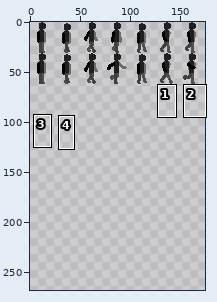
Two versions of one sprite sheet, Graphics/player.png. Above, an overview of the earlier version with the close-up marked.
Close-up. Earlier state:
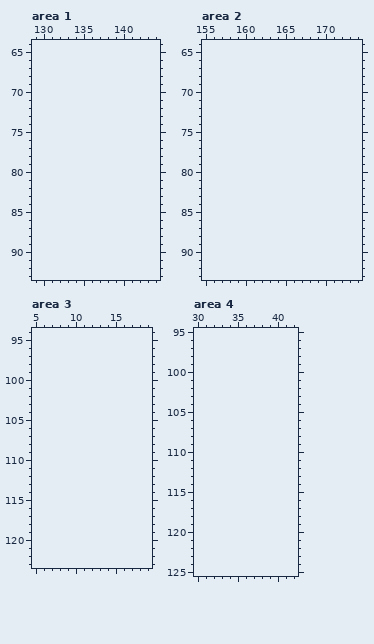
The file is 175x62 pixels. Shown: area 1: x 129..144, y 64..93; area 2: x 155..174, y 64..93; area 3: x 5..19, y 94..123; area 4: x 30..42, y 95..125. The old version is drawn lined up with the new one, on the new canvas. The wide view leaves out empty margins. The commit also changed other parts of the picture, which this record leaves out.
New version:
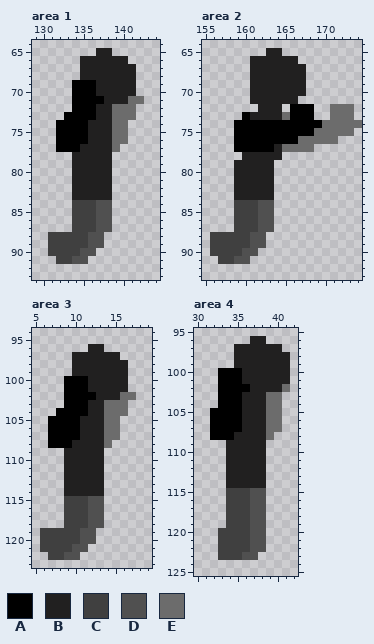
Palette (. is transparent): A #000000  B #212020  C #404040  D #505050  E #6c6c6c
Edits made:
canvas 175x62 -> 175x279
Area 1:
y 65: x 137..138 .. -> BB
y 66: x 135..140 ...... -> BBBBBB
y 67..68: x 135..141 ....... -> BBBBBBB
y 69..70: x 134..141 ........ -> AAABBBBB
y 71: x 134..142 ......... -> AAAABBBEE
y 72: x 134..141 ........ -> AAABBEEE
y 73: x 133..141 ......... -> AAAABBEEE
y 74..76: x 132..140 ......... -> AAAABBBEE
y 77: x 132..139 ........ -> AAABBBBE
y 78..83: x 134..138 ..... -> BBBBB
y 84..87: x 134..138 ..... -> CCCDD
y 88..89: x 131..137 ....... -> CCCCCDD
y 90: x 131..136 ...... -> CCCCDD
y 91: x 132..135 .... -> CCDD
Area 2:
y 65: x 163..164 .. -> BB
y 66: x 161..166 ...... -> BBBBBB
y 67..70: x 161..167 ....... -> BBBBBBB
y 71: x 161..166 ...... -> BBBBBB
y 72: x 162..164 ... -> BBB; x 166..168 ... -> AAA; x 171..173 ... -> EEE
y 73: x 160..168 ......... -> ABBBBEAAA; x 171..173 ... -> EEE
y 74: x 159..174 ................ -> AAAAAAAAAAAEEEEE
y 75: x 159..173 ............... -> AAAAAAAAAAEEEEE
y 76: x 159..171 ............. -> AAAAAAAAEEEEE
y 77: x 159..168 .......... -> AAAAABEEEE
y 78: x 160..164 ..... -> BBBBB
y 79..83: x 159..163 ..... -> BBBBB
y 84..87: x 159..163 ..... -> CCCDD
y 88..89: x 156..162 ....... -> CCCCCDD
y 90: x 156..161 ...... -> CCCCDD
y 91: x 157..160 .... -> CCDD
Area 3:
y 96: x 12..13 .. -> BB
y 97: x 10..15 ...... -> BBBBBB
y 98..99: x 10..16 ....... -> BBBBBBB
y 100..101: x 9..16 ........ -> AAABBBBB
y 102: x 9..17 ......... -> AAAABBBEE
y 103: x 9..16 ........ -> AAABBEEE
y 104: x 8..16 ......... -> AAAABBEEE
y 105..107: x 7..15 ......... -> AAAABBBEE
y 108: x 7..14 ........ -> AAABBBBE
y 109..114: x 9..13 ..... -> BBBBB
y 115..118: x 9..13 ..... -> CCCDD
y 119..120: x 6..12 ....... -> CCCCCDD
y 121: x 6..11 ...... -> CCCCDD
y 122: x 7..10 .... -> CCDD
Area 4:
y 96: x 37..38 .. -> BB
y 97: x 35..40 ...... -> BBBBBB
y 98..99: x 35..41 ....... -> BBBBBBB
y 100..101: x 33..41 ......... -> AAABBBBBB
y 102: x 33..41 ......... -> AAAABBBBE
y 103..104: x 33..40 ........ -> AAABBBEE
y 105..107: x 32..40 ......... -> AAAABBBEE
y 108: x 32..39 ........ -> AAABBBBE
y 109..114: x 34..38 ..... -> BBBBB
y 115..119: x 34..38 ..... -> CCCDD
y 120..122: x 33..38 ...... -> CCCCDD
y 123: x 33..37 ..... -> CCCDD
Changed places in both close-ups, as pixel boxes (x1, y1, x2, y2):
added: (48, 48, 144, 264)
added: (210, 48, 362, 264)
added: (40, 344, 136, 560)
added: (210, 336, 290, 560)
